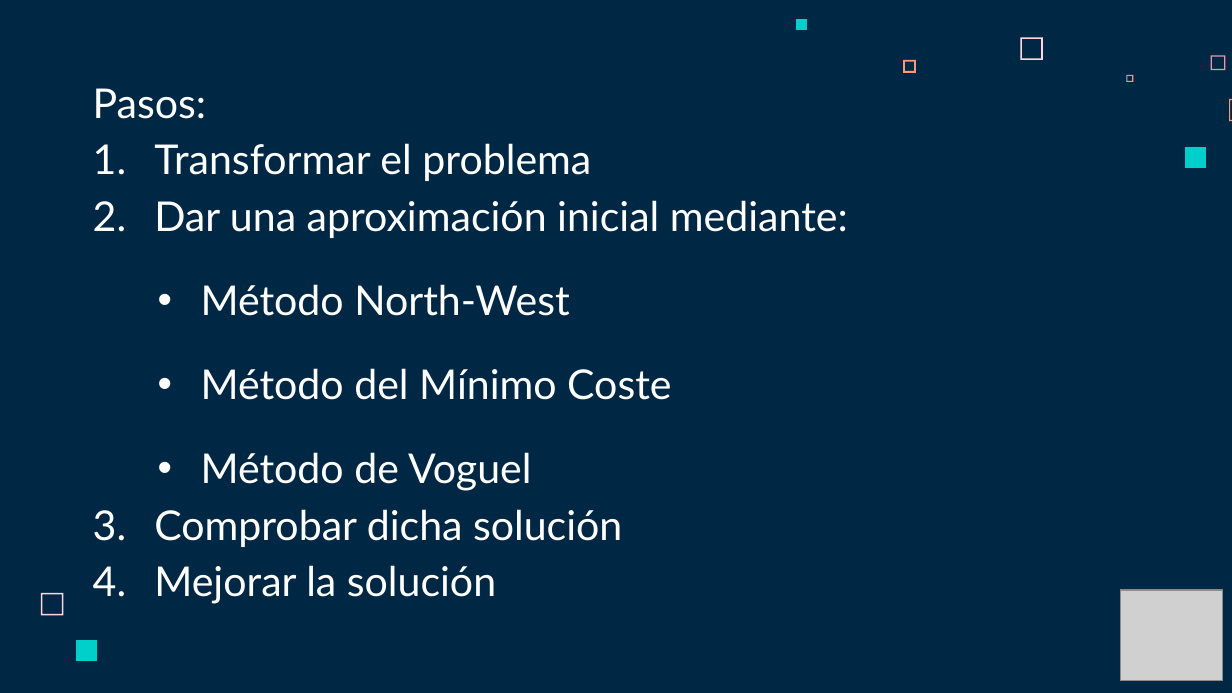
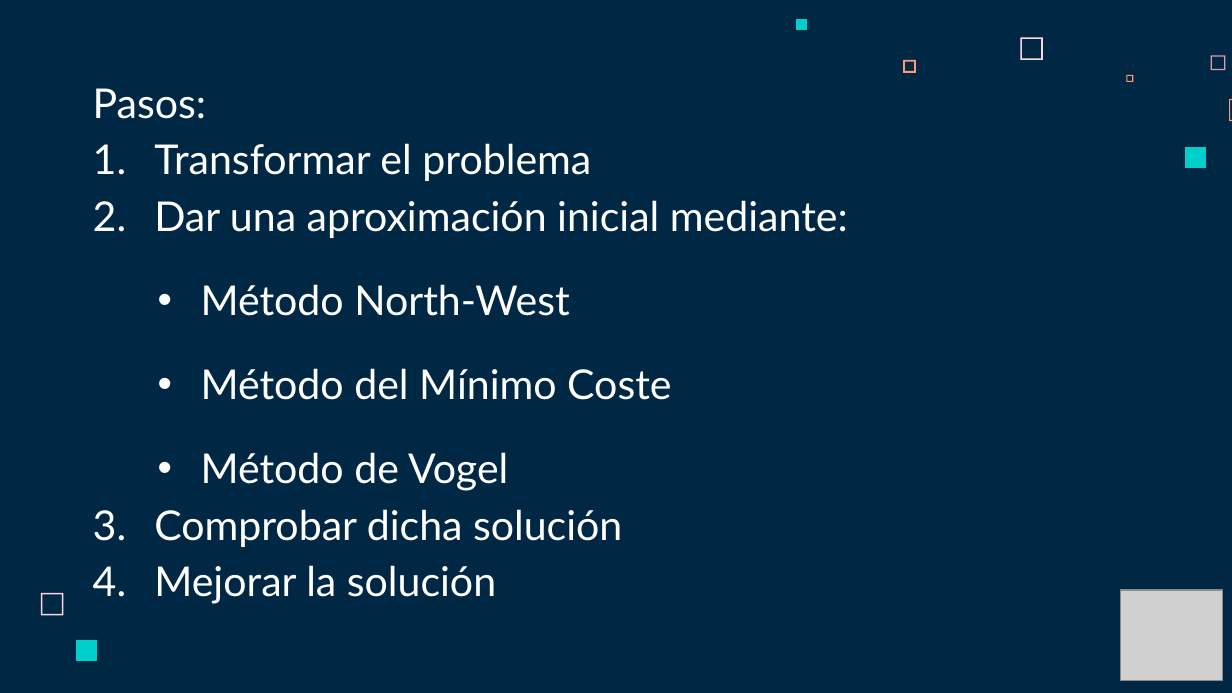
Before and after one commit to Fertry/MASI, a slide deck: slide 7 of Presentación - Problema del Transporte MASI.pptx. Drawn at 1232x693 pixels with LibreOffice and Linux fonts; fonts in the diff are those of the drawing; grey boxes stand for pictures. Boxes give left, top, right and bottom in pixels: in the first picture for what was removed or moved away, otherwise in the second. Text is boxed around its words. In the diff, an @@ line names an element or a change of style, - is before the commit and + after.

```diff
--- a/Presentación - Problema del Transporte MASI.pptx
+++ b/Presentación - Problema del Transporte MASI.pptx
@@ subtitle at (201,452,508,491): text changed @@
-  • Método de Voguel
+  • Método de Vogel
```
Also in this commit, not shown: 2 other slides changed, 2 slides removed, 4 other files.
